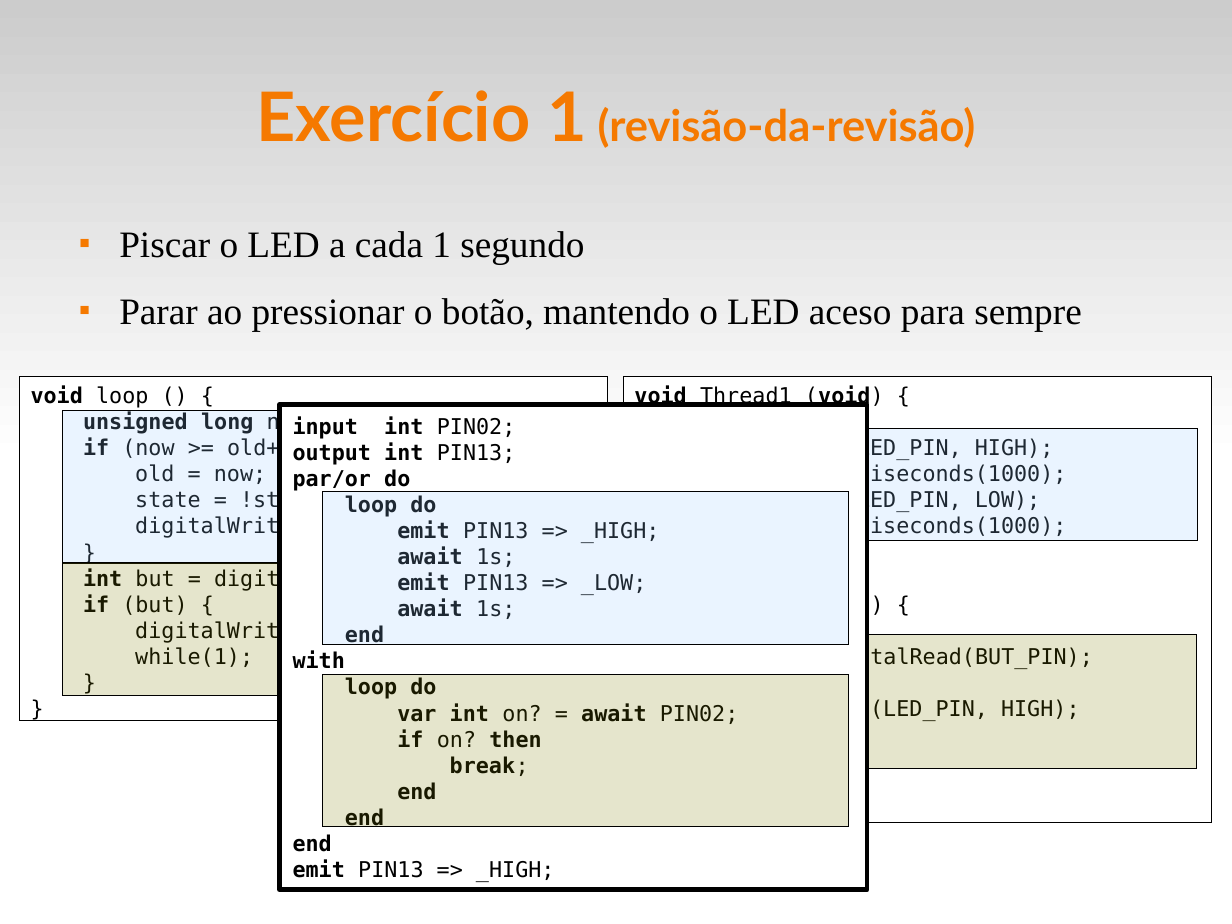
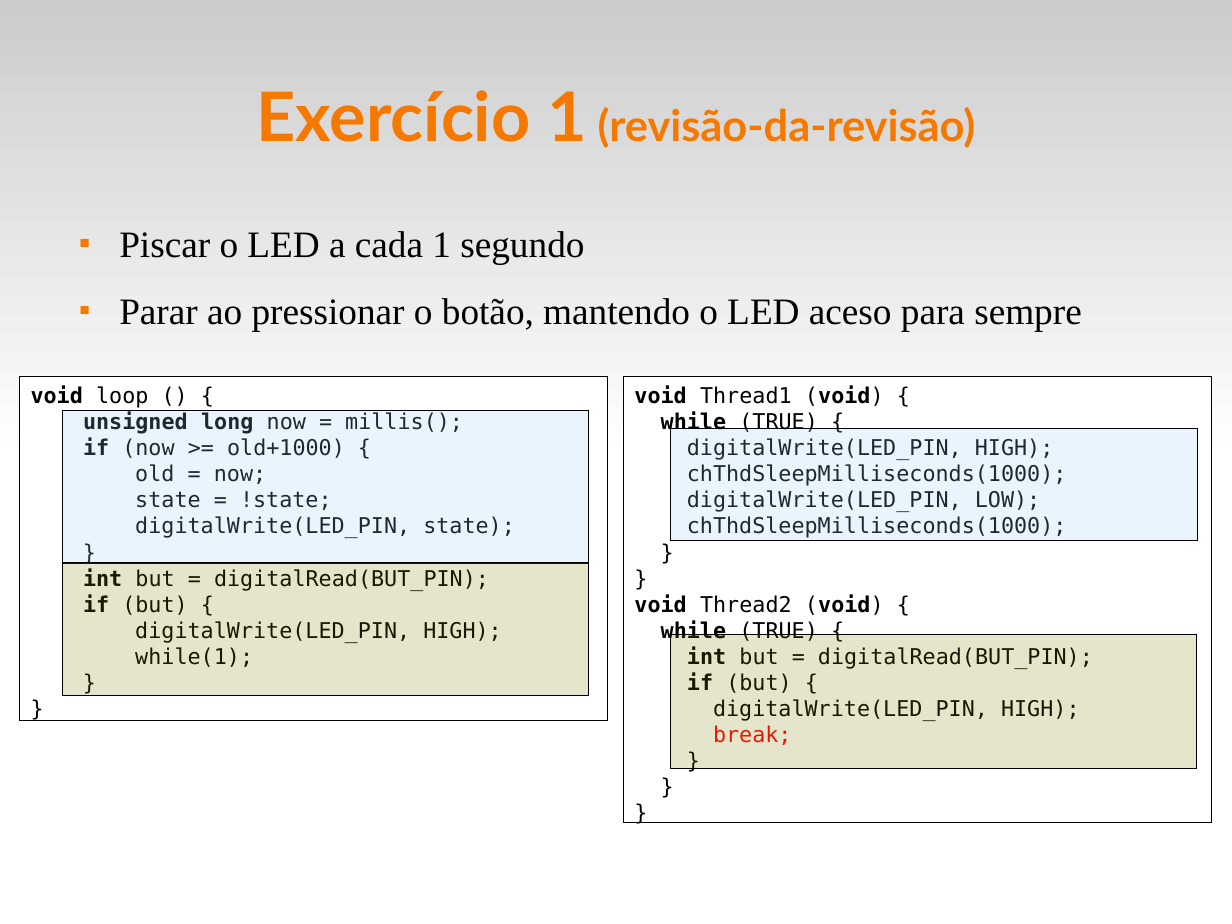
Before and after one commit to fsantanna-uerj/reativos, a slide deck: slide 7 of slides/05_ceu.odp. Drawn at 1232x924 pixels with LibreOffice and Linux fonts; fonts in the diff are those of the drawing. Boxes give left, top, right and bottom in pixels: in the first picture for what was removed or moved away, otherwise in the second. Text is boxed around its words. In the diff, an @@ line names an element or a change of style, - is before the commit and + after.

```diff
--- a/slides/05_ceu.odp
+++ b/slides/05_ceu.odp
@@ rectangle removed at box(279, 405, 868, 890) @@
-input int PIN02;
-output int PIN13;
-par/or do
-loop do
-emit PIN13 => _HIGH;
-await 1s;
-emit PIN13 => _LOW;
-await 1s;
-end
-with
-loop do
-var int on? = await PIN02;
-if on? then
-break;
-end
-end
-end
-emit PIN13 => _HIGH;
@@ rectangle removed at box(322, 492, 849, 645) @@
@@ rectangle removed at box(322, 674, 849, 826) @@
```
Also in this commit, not shown: 8 other slides changed, 10 slides added, 7 other files.
